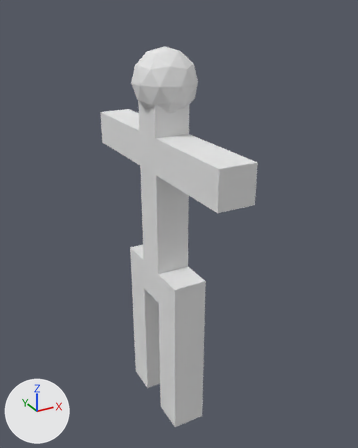
The Blender file 3DModels/humanbody.blend as it was, and as the next commit left it.
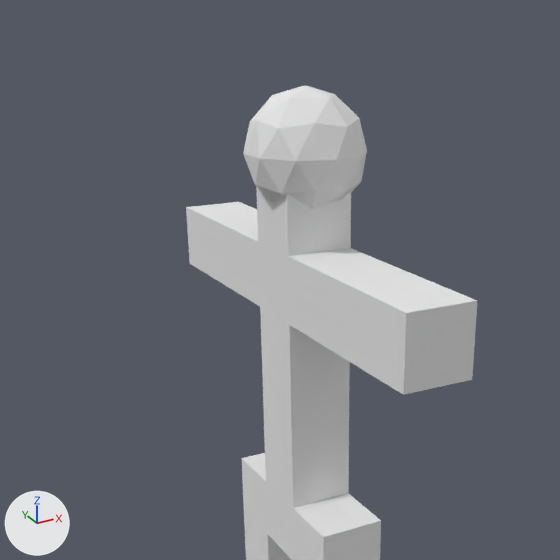
Each version appears first whole from a 50 mm lens placed at (-6.05, -10.85, 11.62), pointed at (0.43, 0.94, 5.73), and next in a close-up on the part from 0% to 84% of the width and 0% to 68% of the height. Every picture has the same lights, and +X, +Y and +Z are marked at lower left.
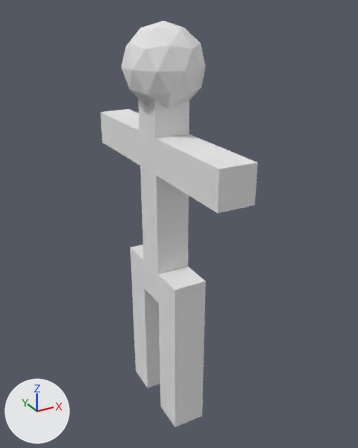
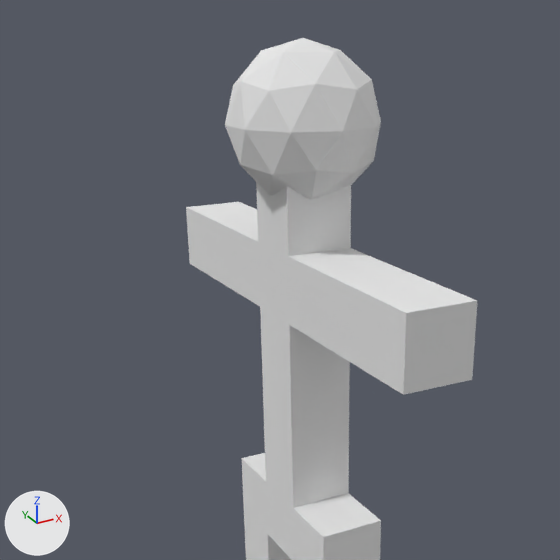
Commit message: made head bigger

Where the change shows, as pixel boxes (x1, y1, x2, y2) in the close-ups (560 x 560 px; the box of a moved part takes in the faces that stretch with it):
'Cube', reshaped
    before: (186, 85, 477, 560)
    after: (186, 38, 477, 560)
part 1 of me_cube, moved or reshaped
    before: (243, 85, 367, 209)
    after: (225, 38, 381, 199)

The change, as a list of edits to the scene's bpy script:
```text
Change me_cube:
    where me_cube.from_pydata(...)  # 146 vertices, 182 faces; spans x -0.79..0.88, y -2.5..4.5, z -0.5..10.7
    used by ob_cube; location = (0.0, 0.0, 0.0)
    me_cube part 1: the loose piece of 42 vertices spanning x -0.79..0.88, y 0.11..1.87, z 8.94..10.7 is scaled about its middle by 1.24, then moved by (-0.02, 0.0, 0.39)
```
